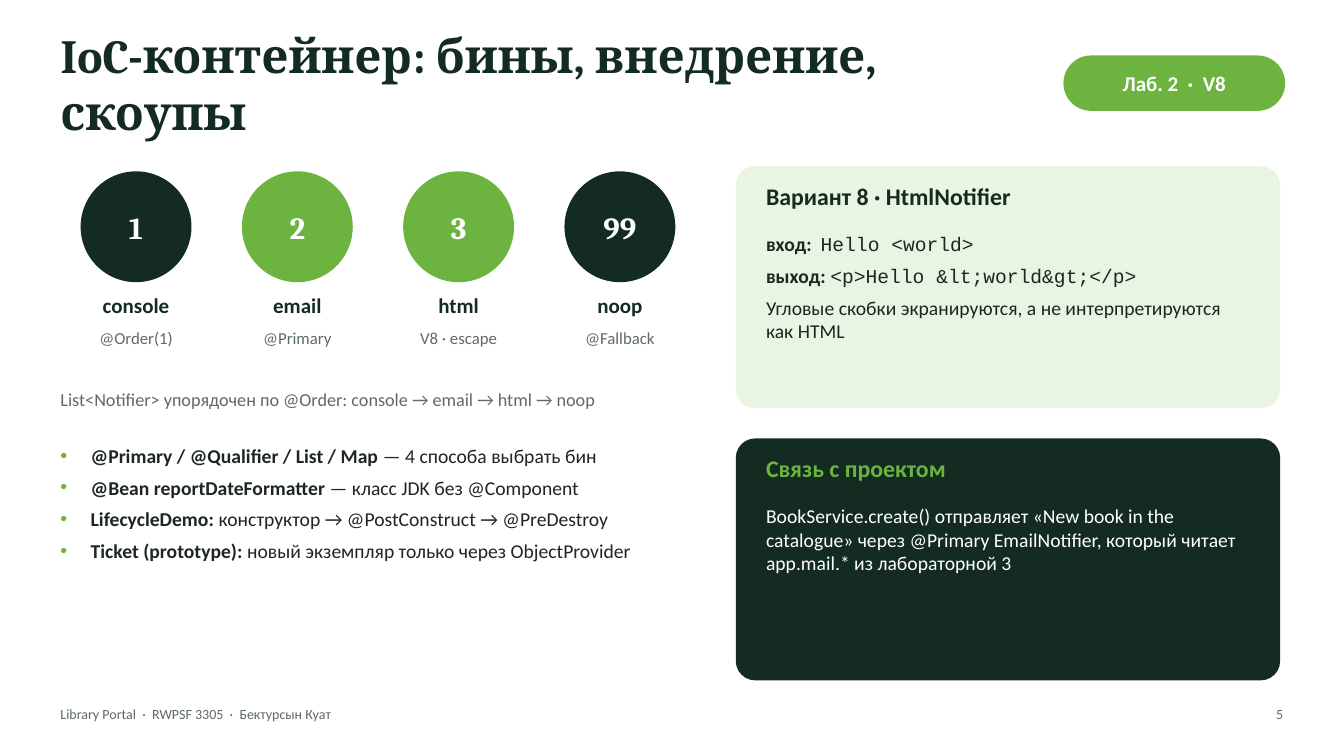
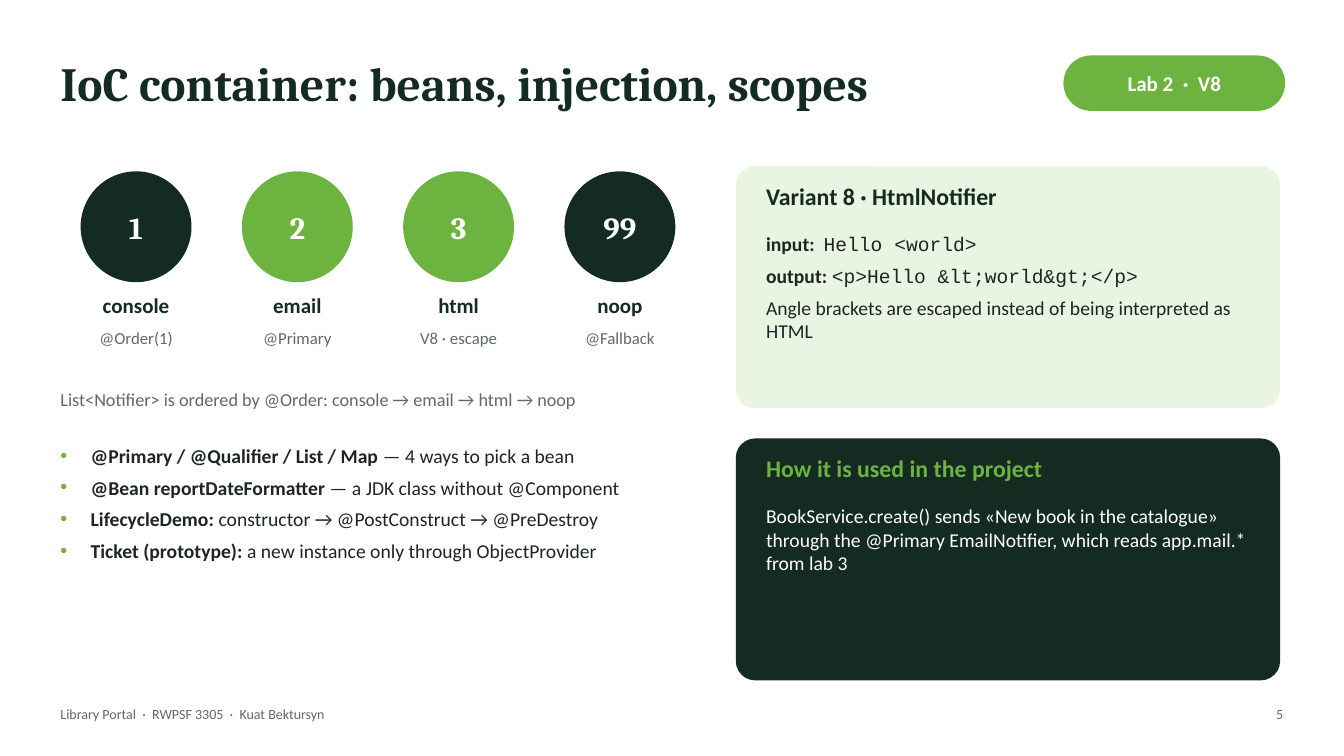
Before and after one commit to AkAyu44/library-portal, a slide deck: slide 5 of docs/Defense_Presentation.pptx. Drawn at 1344x756 pixels with LibreOffice and Linux fonts; fonts in the diff are those of the drawing. Boxes give left, top, right and bottom in pixels: in the first picture for what was removed or moved away, otherwise in the second. Text is boxed around its words. In the diff, an @@ line names an element or a change of style, - is before the commit and + after.

```diff
--- a/docs/Defense_Presentation.pptx
+++ b/docs/Defense_Presentation.pptx
@@ text at [60,68,868,112]: text changed @@
-IoC-контейнер: бины, внедрение, скоупы
+IoC container: beans, injection, scopes
@@ text at [1128,76,1221,91]: text changed @@
-Лаб. 2 · V8
+Lab 2 · V8
@@ text at [766,188,997,205]: text changed @@
-Вариант 8 · HtmlNotifier
+Variant 8 · HtmlNotifier
@@ text at [766,237,1231,338]: text changed @@
-вход: Hello <world>
-выход: <p>Hello &lt;world&gt;</p>
-Угловые скобки экранируются, а не интерпретируются как HTML
+input: Hello <world>
+output: <p>Hello &lt;world&gt;</p>
+Angle brackets are escaped instead of being interpreted as HTML
@@ text at [60,393,575,409]: text changed @@
-List<Notifier> упорядочен по @Order: console → email → html → noop
+List<Notifier> is ordered by @Order: console → email → html → noop
@@ text at [91,449,619,562]: text changed @@
-• @Primary / @Qualifier / List / Map — 4 способа выбрать бин
-• @Bean reportDateFormatter — класс JDK без @Component
-• LifecycleDemo: конструктор → @PostConstruct → @PreDestroy
-• Ticket (prototype): новый экземпляр только через ObjectProvider
+• @Primary / @Qualifier / List / Map — 4 ways to pick a bean
+• @Bean reportDateFormatter — a JDK class without @Component
+• LifecycleDemo: constructor → @PostConstruct → @PreDestroy
+• Ticket (prototype): a new instance only through ObjectProvider
@@ text at [766,460,1042,481]: text changed @@
-Связь с проектом
+How it is used in the project
@@ text at [766,509,1246,570]: text changed @@
-BookService.create() отправляет «New book in the catalogue» через @Primary EmailNotifier, который читает app.mail.* из лабораторной 3
+BookService.create() sends «New book in the catalogue» through the @Primary EmailNotifier, which reads app.mail.* from lab 3
@@ text at [60,709,324,721]: text changed @@
-Library Portal · RWPSF 3305 · Бектурсын Куат
+Library Portal · RWPSF 3305 · Kuat Bektursyn
```
Also in this commit, not shown: 13 other slides changed, 4 other files.
